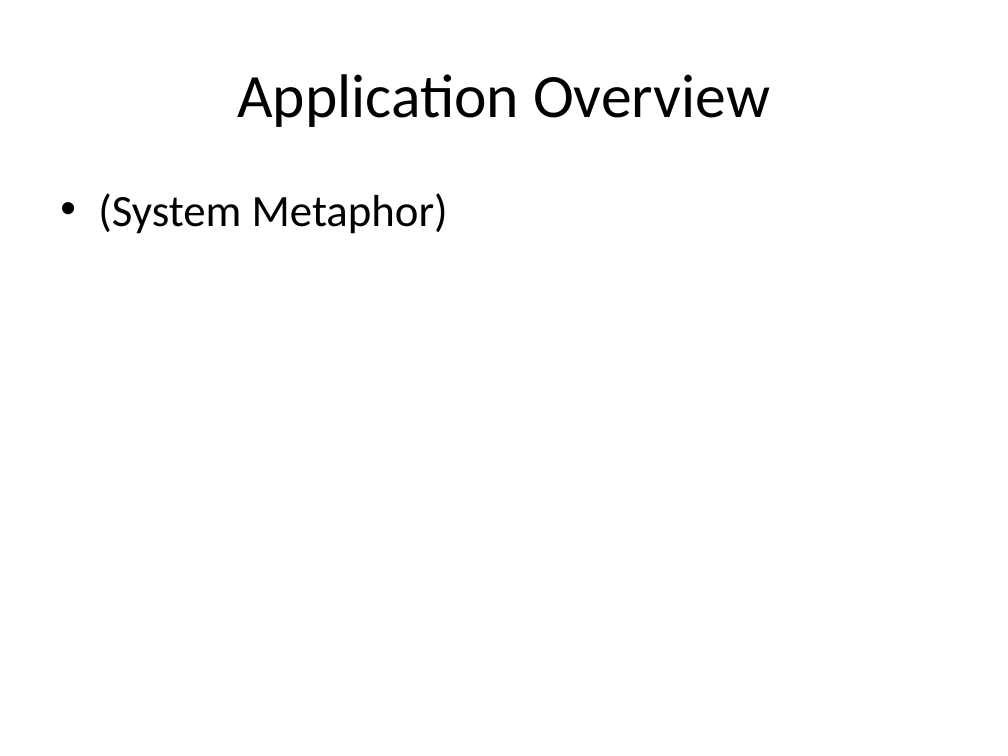
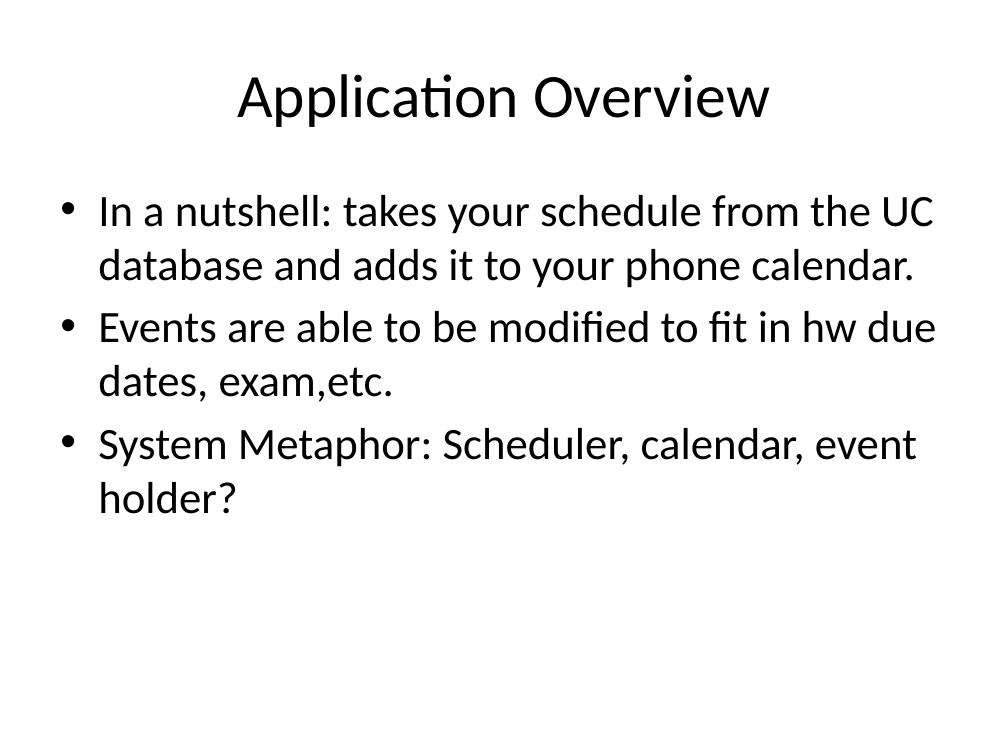
Before and after one commit to scurrymd/Software-Engineering, a slide deck: slide 2 of docs/UC Schedule App.pptx (slide 4 before the commit). Drawn at 1008x756 pixels with LibreOffice and Linux fonts; fonts in the diff are those of the drawing. Boxes give left, top, right and bottom in pixels: in the first picture for what was removed or moved away, otherwise in the second. Text is boxed around its words. In the diff, an @@ line names an element or a change of style, - is before the commit and + after.

Commit message:
Finished the draft for the UC schedule ppt

```diff
--- a/docs/UC Schedule App.pptx
+++ b/docs/UC Schedule App.pptx
@@ text at (98, 195, 936, 514): text changed @@
-• (System Metaphor)
+• In a nutshell: takes your schedule from the UC database and adds it to your phone calendar.
+• Events are able to be modified to fit in hw due dates, exam,etc.
+• System Metaphor: Scheduler, calendar, event holder?
```
Also in this commit, not shown: 18 other slides changed, 1 slide added, 1 slide removed.
